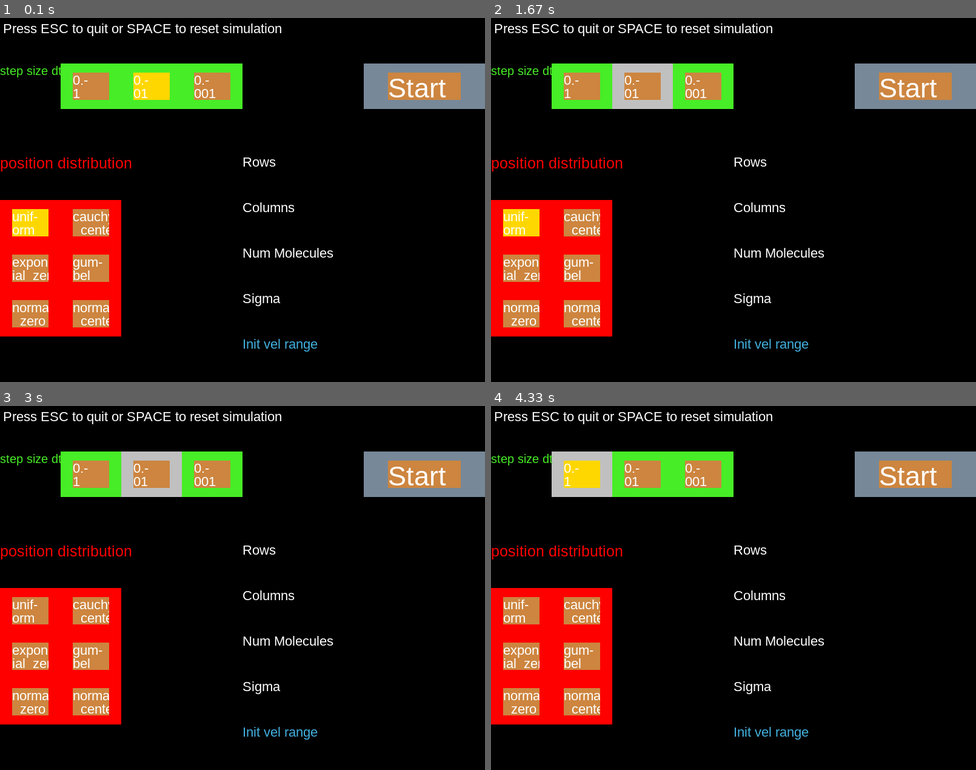
Above: before the commit, frames 1-4 (two rows, left to right).
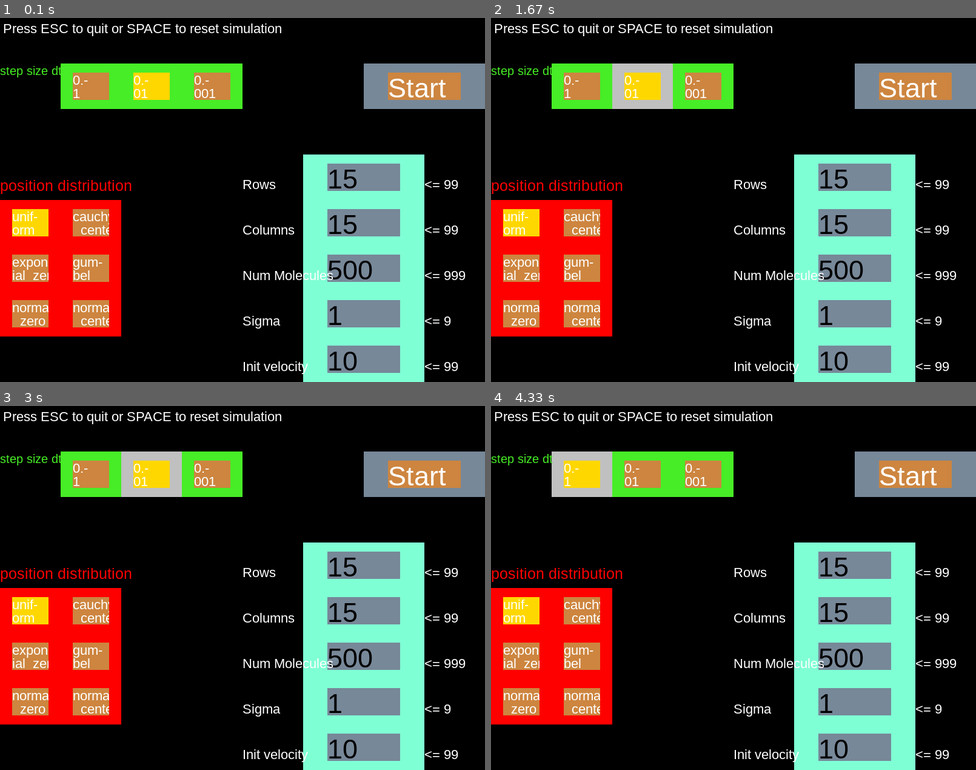
Above: after the commit, the same moments.

Repository: tomtuamnuq/model_and_simulate
Game: pygame game, started from src/main.py
The game is run twice, just before and just after one commit, with the same random seed, the same clock (stepped at 60 frames per second) and the same inputs.
Inputs (mouse positions are in pixels of both pictures, inside the frame that each line leads up to):
- Up to frame 1 (0.1 s): no input
- Up to frame 2 (1.67 s): click (888, 189) at 0.38 s; tap Enter at 0.67 s; click (641, 87) at 1.05 s; tap Space at 1.33 s
- Up to frame 3 (3 s): click (426, 475) at 1.72 s; tap Space at 2 s; click (29, 609) at 2.38 s; click (164, 467) at 2.72 s
- Up to frame 4 (4.33 s): click (903, 682) at 3.05 s; click (908, 558) at 3.38 s; click (578, 540) at 3.72 s; click (588, 464) at 4.05 s

The runs differ from the first frame. In frame 1, 17% of the frame differs, in the area x 0-96%, y 37-100%; in frame 2, 18%; in frame 3, 18%, in the area x 0-96%, y 15-100%; in frame 4, 18%.

Commit message:
Add text input buttons

Diff:
--- a/src/main.py
+++ b/src/main.py
@@ -1,6 +1,14 @@
 """Module to select which simulation to run."""
 import src.molecular_dynamics.molecule_main as molecular_sim
+import src.utilities.pygame_simple as pygame_simple
+
+simulation = molecular_sim.molecule_main  # change to select simulation
+
+if __name__ == "__main__":
+    simulation()
 
 
-if __name__ == "__main__":
-    molecular_sim.molecule_main()
+def do_reset():
+    """Quit and rerun simulation."""
+    pygame_simple.quit_pygame()
+    simulation()
--- a/src/molecular_dynamics/molecule_main.py
+++ b/src/molecular_dynamics/molecule_main.py
@@ -4,7 +4,13 @@
 from .molecule_simulation import MoleculeSimulation
 from .visualization import Molecule
 from src.utilities.coordinate_mapper import CoordinateMapper2D
-from src.utilities.pygame_simple import SimplePygame
+from src.utilities.pygame_simple import (
+    SimplePygame,
+    check_for_continue,
+    check_for_reset,
+    play_music_loop,
+    quit_pygame
+)
 
 
 @dataclass
@@ -14,7 +20,7 @@
     num_molecules: int = 500
     num_rows: int = 15
     num_columns: int = 15
-    sigma: float = 1
+    sigma: int = 1
     distribution: str = "uniform"
     time_step: float = 0.01
     init_vel_range: tuple[int, int] = -10, 10
@@ -23,8 +29,10 @@
 def molecule_main():
     simple_pygame = SimplePygame("Molecule Simulation")
     from .molecule_start_screen import show_start_screen
+    from src.main import do_reset
+
     simulation_parameters = show_start_screen(simple_pygame)
-    simple_pygame.play_music_loop("sim_psy")
+    play_music_loop("sim_psy")
     simulation = MoleculeSimulation(*dataclasses.astuple(simulation_parameters))
     width, height = pygame.display.get_window_size()
     display_dim = ((0, width), (0, height))
@@ -41,28 +49,8 @@
         for event in pygame.event.get():
             running = check_for_continue(event)
             if check_for_reset(event):
-                simple_pygame.quit()
-                molecule_main()
+                do_reset()
         simulation.do_step()
         simple_pygame.loop()
 
-    simple_pygame.quit()
-
-
-def check_for_continue(event: pygame.event.Event) -> True:
-    """Check if the user wants to end the simulation."""
-    running = True
-    if event.type == pygame.QUIT:
-        running = False
-    elif event.type == pygame.KEYDOWN:
-        if event.key == pygame.K_ESCAPE:
-            running = False
-    return running
-
-
-def check_for_reset(event: pygame.event.Event) -> True:
-    """Check if the user wants to reset the simulation."""
-    if event.type == pygame.KEYDOWN:
-        if event.key == pygame.K_SPACE:
-            return True
-    return False
+    quit_pygame()
--- a/src/molecular_dynamics/molecule_start_screen.py
+++ b/src/molecular_dynamics/molecule_start_screen.py
@@ -1,32 +1,71 @@
+from typing import Optional, TypedDict
+
 import pygame
 
-from src.molecular_dynamics.molecule_main import SimulationParameters, check_for_continue
+from src.molecular_dynamics.molecule_main import SimulationParameters
+from src.main import do_reset
 from src.molecular_dynamics.molecule_simulation import distributions
-from src.utilities.pygame_button import SwitchButton
-from src.utilities.pygame_simple import SimplePygame, Color
-global show_start
+from src.utilities.pygame_button import SwitchButton, TextButton, Button
+from src.utilities.pygame_simple import (
+    SimplePygame,
+    Color,
+    check_for_continue,
+    check_for_reset,
+    play_music_loop,
+    quit_pygame,
+)
+
+
+class StartMenuStatus(TypedDict):
+    show_start: bool
+    read_input_to: Optional[TextButton]
+
+
+start_menu_status: StartMenuStatus = {"show_start": False, "read_input_to": None}
+
+
 def show_start_screen(simple_pygame: SimplePygame) -> SimulationParameters:
-    global show_start
-    show_start = True
-    simple_pygame.play_music_loop("menu_dark")
-    col_w, row_h, simulation_parameters = add_menu_items(simple_pygame)
+    start_menu_status["show_start"] = True
+    play_music_loop("menu_dark")
+    col_w, row_h, simulation_parameters, buttons = add_menu_items(simple_pygame)
     menu_texts = create_menu_texts(col_w, row_h)
-    for text, args in menu_texts.items():
+    for text, args in menu_texts:
         simple_pygame.add_text(text, *args)
 
-    while show_start:
-        eventlist = pygame.event.get()
-        for event in eventlist:
+    while start_menu_status["show_start"]:
+        read_input_mode = True if start_menu_status["read_input_to"] else False
+        for event in pygame.event.get():
+            if event.type == pygame.MOUSEBUTTONDOWN:
+                for button in buttons:
+                    button.check_click(event.pos)
+            elif read_input_mode:
+                text_input_button = start_menu_status["read_input_to"]
+                if event.type == pygame.TEXTINPUT:
+                    try:
+                        number = int(event.text)
+                    except ValueError:
+                        number = None
+                    if number is not None:
+                        text_input_button.append_text(str(number))
+                elif event.type == pygame.KEYDOWN:
+                    if event.key == pygame.K_RETURN:
+                        text_input_button.finish_input()
+                    elif event.key == pygame.K_BACKSPACE:
+                        text_input_button.backspace()
             if not check_for_continue(event):
-                simple_pygame.quit()
+                quit_pygame()
                 exit()
-
-        simple_pygame.loop(eventlist=eventlist, mouse_pos=pygame.mouse.get_pos())
+            elif check_for_reset(event):
+                do_reset()
+
+        simple_pygame.loop(mouse_pos=pygame.mouse.get_pos())
     simple_pygame.all_texts.clear()
     return simulation_parameters
 
 
-def add_menu_items(simple_pygame: SimplePygame) -> tuple[int, int, SimulationParameters]:
+def add_menu_items(
+    simple_pygame: SimplePygame,
+) -> tuple[int, int, SimulationParameters, list[Button]]:
     simulation_parameters = SimulationParameters()
     menu_items = simple_pygame.all_sprites
     width, height = pygame.display.get_window_size()
@@ -40,17 +79,15 @@
         ): v
         for x, v in zip((1, 2, 3), (0.1, 0.01, 0.001))
     }
-    check_for_default(buttons_h, simulation_parameters.time_step)
+    default_button_on(buttons_h, simulation_parameters.time_step)
 
     def on_click_listener_h(clicked_button: SwitchButton):
         """The callback function for step size buttons."""
         simulation_parameters.time_step = buttons_h[clicked_button]
         simple_pygame.play_effect("hit_low")
-        for other_button in buttons_h.keys():
-            if other_button != clicked_button:
-                other_button.on = False
-
-    add_buttons(buttons_h.keys(), menu_items, on_click_listener_h)
+        disable_other_buttons(clicked_button, list(buttons_h.keys()))
+
+    add_switch_buttons(buttons_h.keys(), menu_items, on_click_listener_h)
     buttons_distributions: dict[SwitchButton, str] = {
         SwitchButton(
             (col_w, row_h),
@@ -60,53 +97,106 @@
         ): v
         for x, y, v in zip((0, 1, 0, 1, 0, 1), (4, 4, 5, 5, 6, 6), distributions.keys())
     }
-    check_for_default(buttons_distributions, simulation_parameters.distribution)
+    default_button_on(buttons_distributions, simulation_parameters.distribution)
 
     def on_click_listener_distribution(clicked_button: SwitchButton):
         """The callback function for distribution buttons."""
         simulation_parameters.distribution = buttons_distributions[clicked_button]
         simple_pygame.play_effect("hit_low")
-        for other_button in buttons_distributions.keys():
-            if other_button != clicked_button:
-                other_button.on = False
-
-    add_buttons(buttons_distributions.keys(), menu_items, on_click_listener_distribution)
+        disable_other_buttons(clicked_button, list(buttons_distributions.keys()))
+
+    add_switch_buttons(buttons_distributions.keys(), menu_items, on_click_listener_distribution)
 
     def on_click_listener_start(*args):
         """The callback function for start button."""
-        global show_start
-        show_start = False
+        start_menu_status["show_start"] = False
 
     button_start = SwitchButton((col_w * 2, row_h), (6 * col_w, row_h), text="Start")
-    add_buttons([button_start], menu_items, on_click_listener_start)
-    return col_w, row_h, simulation_parameters
-
-
-def check_for_default(buttons, default):
+    add_switch_buttons([button_start], menu_items, on_click_listener_start)
+
+    buttons_text_input: dict[TextButton, str] = {
+        TextButton(
+            (col_w * 2, row_h), (5 * col_w, y * row_h), str(getattr(simulation_parameters, attr))
+        ): attr
+        for y, attr in zip(
+            range(3, 7),
+            ("num_rows", "num_columns", "num_molecules", "sigma"),
+        )
+    }
+    init_vel = simulation_parameters.init_vel_range[1]
+    buttons_text_input[
+        TextButton((col_w * 2, row_h), (5 * col_w, 7 * row_h), text=str(init_vel))
+    ] = "init_vel_range"
+
+    def on_start_input_listener(text_button: TextButton):
+        """The callback function for start input event."""
+        active_text_input = start_menu_status["read_input_to"]
+        if active_text_input:
+            active_text_input.finish_input()
+        start_menu_status["read_input_to"] = text_button
+
+    def on_finish_input_listener(text_button: TextButton):
+        """The callback function for finish input."""
+        simulation_par = buttons_text_input[text_button]
+        value = int(text_button.text)
+        value = (
+            (min(-value, value), max(-value, value))
+            if simulation_par == "init_vel_range"
+            else value
+        )
+        setattr(simulation_parameters, simulation_par, value)
+        start_menu_status["read_input_to"] = None
+
+    for button in buttons_text_input.keys():
+        button.add_on_start_listener(on_start_input_listener)
+        button.add_on_finish_listener(on_finish_input_listener)
+        menu_items.add(button)
+    buttons = (
+        list(buttons_h.keys())
+        + list(buttons_distributions.keys())
+        + [button_start]
+        + list(buttons_text_input.keys())
+    )
+    return col_w, row_h, simulation_parameters, buttons
+
+
+def disable_other_buttons(clicked_button: SwitchButton, buttons: list[SwitchButton]):
+    for other_button in buttons:
+        if other_button != clicked_button:
+            other_button.on = False
+        else:
+            # keep button active
+            if not clicked_button.on:
+                clicked_button.on = True
+
+
+def default_button_on(buttons: dict, default):
+    """Activate one button with default value."""
     for button, value in buttons.items():
         if value == default:
             button.on = True
-
-
-def add_buttons(buttons, menu_items: pygame.sprite.Group, on_click_listener: callable):
-    """Add callback function and buttons."""
+            return
+
+
+def add_switch_buttons(buttons, menu_items: pygame.sprite.Group, on_click_listener: callable):
+    """Add on click callback function and buttons."""
     for button in buttons:
         button.add_on_click_listener(on_click_listener)
         menu_items.add(button)
 
 
-def create_menu_texts(col_w: int, row_h: int) -> dict:
+def create_menu_texts(col_w: int, row_h: int) -> list:
     """Gets the raw texts for the start menu. This texts are just drawn, with no logic."""
-
     bigger_text = 25
-    menu_texts = {
-        "step size dt": (0, row_h, 20, Color.HGREEN),
-        "position distribution": (0, 3 * row_h, bigger_text, Color.RED),
-        "Press ESC to quit or SPACE to reset simulation": (5, 5),
-    }
+    menu_texts = [
+        ("step size dt", (0, row_h, 20, Color.HGREEN)),
+        ("position distribution", (0, 3.5 * row_h, bigger_text, Color.RED)),
+        ("Press ESC to quit or SPACE to reset simulation", (5, 5)),
+    ]
     y = 3
-    for text in ["Rows", "Columns", "Num Molecules", "Sigma"]:
-        menu_texts[text] = 4 * col_w, y * row_h
+    for text, limit in zip(("Rows", "Columns", "Num Molecules", "Sigma", "Init velocity"),
+                           (99, 99, 999, 9, 99)):
+        menu_texts.append((text,(4 * col_w, y * row_h + row_h / 2)))
+        menu_texts.append(("<= " + str(limit), (7 * col_w, y*row_h + row_h/2)))
         y += 1
-    menu_texts["Init vel range"] = 4 * col_w, y * row_h, 22, Color.BLUE
     return menu_texts
--- a/src/utilities/pygame_button.py
+++ b/src/utilities/pygame_button.py
@@ -1,27 +1,27 @@
 """Module with pygame Button classes."""
+from abc import ABC, abstractmethod
 import pygame as pg
+from pygame.sprite import Sprite
 
 from .pygame_simple import Color
 
 
-class SwitchButton(pg.sprite.Sprite):
-    """A clickable on/off button with out-and inner color and text for pygame."""
-
+class Button(Sprite, ABC):
+    font_antialias: bool = True
+    font_name: str = "arial"
     inner_surface_offset_factor: float = 1 / 5
-    font_name: str = "arial"
-    font_antialias: bool = True
 
     def __init__(
         self,
         size: tuple[int, int],
         pos: tuple[int, int],
-        text: str = "",
-        text_color: Color = Color.WHITE,
-        in_and_active_color: tuple[Color, Color] = (Color.LIGHTGREY, Color.SILVER),
-        off_on_color: tuple[Color, Color] = (Color.PERU, Color.GOLD),
+        text: str,
+        text_color: Color,
+        in_and_active_color: tuple[Color, Color],
+        off_on_color: tuple[Color, Color],
     ) -> None:
         """
-        Create a button.
+        Create a colored button with hover effects and text.
         Args:
             size (Tuple[int, int]): width and height.
             pos (Tuple[int, int]): x and y coordinates.
@@ -55,64 +55,7 @@
         self._inner_rect.topleft = pos[0] + self._offset[0], pos[1] + self._offset[1]
         self._text_color = text_color.value
         self._one_line = True
-        self._on_click_listeners = []  # type: list[callable]
         self.text = text
-
-    @property
-    def on(self) -> bool:
-        return self._on
-
-    @on.setter
-    def on(self, on: bool) -> None:
-        self._on = on
-
-    @property
-    def image(self) -> pg.Surface:
-        """The surface that gets blit on the screen."""
-        return self._image
-
-    @property
-    def rect(self) -> pg.Rect:
-        """The rectangle which defines positions."""
-        return self._rect
-
-    @property
-    def text(self) -> str:
-        """The text to display in the inner rectangle."""
-        return self._text
-
-    @text.setter
-    def text(self, text: str):
-        """Set the text."""
-        self._text = text
-        font = pg.font.SysFont(
-            SwitchButton.font_name,
-            self._inner_rect.height,
-        )
-        self._one_line = (
-            font.size(text)[0]
-            <= self._inner_rect.width
-        )
-
-    def update(self, eventlist: list[pg.event], mouse_pos: tuple[int, int]) -> None:
-        """Check the button logic in every loop."""
-        for event in eventlist:
-            if event.type == pg.MOUSEBUTTONDOWN:
-                if self._inner_rect.collidepoint(event.pos):
-                    self._on_clicked()
-        self._draw_outer_color(mouse_pos)
-        self._draw_inner_color()
-        self._draw_text()
-        self.image.blit(self._inner_surface, self._offset)
-
-    def add_on_click_listener(self, listener: callable) -> None:
-        """Listener to call with on/off when button is clicked."""
-        self._on_click_listeners.append(listener)
-
-    def _on_clicked(self) -> None:
-        self._on = not self._on
-        for listener in self._on_click_listeners:
-            listener(self)
 
     def _draw_outer_color(self, mouse_pos) -> None:
         color = self._active_color if self._rect.collidepoint(mouse_pos) else self._inactive_color
@@ -134,3 +77,174 @@
             text = self._text[round(len(self._text) / 2) :]
             text_surface = font.render(text, SwitchButton.font_antialias, self._text_color)
             self._inner_surface.blit(text_surface, (0, font_height))
+
+    def update(self, mouse_pos: tuple[int, int]) -> None:
+        """Check the button logic in every loop."""
+        self._draw_outer_color(mouse_pos)
+        self._draw_inner_color()
+        self._draw_text()
+        self.image.blit(self._inner_surface, self._offset)
+
+    def check_pos_collision(self, pos) -> bool:
+        return self._inner_rect.collidepoint(pos)
+
+    @property
+    def rect(self) -> pg.Rect:
+        """The rectangle which defines positions."""
+        return self._rect
+
+    @property
+    def image(self) -> pg.Surface:
+        """The surface that gets blit on the screen."""
+        return self._image
+
+    @property
+    def text(self) -> str:
+        """The text to display in the inner rectangle."""
+        return self._text
+
+    @text.setter
+    def text(self, text: str):
+        """Set the text."""
+        self._text = text
+        font = pg.font.SysFont(
+            SwitchButton.font_name,
+            self._inner_rect.height,
+        )
+        self._one_line = font.size(text)[0] <= self._inner_rect.width
+
+    @abstractmethod
+    def check_click(self, pos: tuple[float, float]):
+        """Define what happens when a user hits the button."""
+        pass
+
+
+class SwitchButton(Button):
+    """A clickable on/off button with out-and inner color and text for pygame."""
+
+    def __init__(
+        self,
+        size: tuple[int, int],
+        pos: tuple[int, int],
+        text: str = "",
+        text_color: Color = Color.WHITE,
+        in_and_active_color: tuple[Color, Color] = (Color.LIGHTGREY, Color.SILVER),
+        off_on_color: tuple[Color, Color] = (Color.PERU, Color.GOLD),
+    ) -> None:
+        """
+        Create a switch button with hover effects and text.
+        Args:
+            size (Tuple[int, int]): width and height.
+            pos (Tuple[int, int]): x and y coordinates.
+            text (str): Text to display.
+            in_and_active_color (Tuple[pygame_simple.Color, pygame_simple.Color]):
+                Outercolors for hovering effect.
+            off_on_color (Tuple[pygame_simple.Color, pygame_simple.Color]):
+                Innercolors for enabling.
+        """
+        Button.__init__(self, size, pos, text, text_color, in_and_active_color, off_on_color)
+        self._on_click_listeners = []  # type: list[callable]
+
+    @property
+    def on(self) -> bool:
+        return self._on
+
+    @on.setter
+    def on(self, on: bool) -> None:
+        self._on = on
+
+    def add_on_click_listener(self, listener: callable) -> None:
+        """Listener to call when button is clicked."""
+        self._on_click_listeners.append(listener)
+
+    def check_click(self, mouse_pos: tuple[float, float]):
+        """Checks if clicked and switches the status, starts on click event."""
+        if self.check_pos_collision(mouse_pos):
+            self._on_clicked()
+
+    def _on_clicked(self) -> None:
+        self._on = not self._on
+        for listener in self._on_click_listeners:
+            listener(self)
+
+    def clear_on_click_listeners(self) -> None:
+        """Removes all added on click listeners."""
+        self._on_click_listeners.clear()
+
+
+class TextButton(Button):
+    """A clickable button with out-and inner color and text input functionality for pygame.
+    The button can initiate start and finish events. It starts the input event if clicked and
+    a finish event if the maximum length of input is reached."""
+
+    def __init__(
+        self,
+        size: tuple[int, int],
+        pos: tuple[int, int],
+        text: str = "",
+        max_length: int = 0,
+        text_color: Color = Color.BLACK,
+        in_and_active_color: tuple[Color, Color] = (Color.AQUAMARINE, Color.AQUA),
+        off_on_color: tuple[Color, Color] = (Color.LIGHTGREY, Color.WHITE),
+    ) -> None:
+        """
+        Create a text input button with hover effects.
+        Args:
+            size (Tuple[int, int]): width and height.
+            pos (Tuple[int, int]): x and y coordinates.
+            text (str): Text to display.
+            max_length (int): Maximum length of text. It is at least len(text).
+            in_and_active_color (Tuple[pygame_simple.Color, pygame_simple.Color]):
+                Outercolors for hovering effect.
+            off_on_color (Tuple[pygame_simple.Color, pygame_simple.Color]):
+                Innercolors tho show whether text input is on or off.
+        """
+        self._max_length = max(len(text), max_length)
+        Button.__init__(self, size, pos, text, text_color, in_and_active_color, off_on_color)
+        self._on_start_listeners = []  # type: list[callable]
+        self._on_finish_listeners = []  # type: list[callable]
+
+    def check_click(self, mouse_pos: tuple[float, float]):
+        """Checks if clicked, starts input event."""
+        if not self._on and self.check_pos_collision(mouse_pos):
+            self._on = True
+            for listener in self._on_start_listeners:
+                listener(self)
+
+    def append_text(self, letter: str) -> None:
+        """Adds the letter to the button text and starts finish event if `max_length` reached."""
+        self.text = self._text + letter
+        if len(self._text) == self._max_length:
+            self.finish_input()
+
+    def backspace(self) -> None:
+        """Removes the last letter of the button text."""
+        self.text = self._text[:-1]
+
+    @Button.text.setter
+    def text(self, text: str) -> None:
+        text = text[: self._max_length]
+        Button.text.fset(self, text)
+
+
+    def finish_input(self):
+        """Finish the text input."""
+        self._on = False
+        for listener in self._on_finish_listeners:
+            listener(self)
+
+    def add_on_start_listener(self, listener: callable) -> None:
+        """Adds function to call when text input starts."""
+        self._on_start_listeners.append(listener)
+
+    def add_on_finish_listener(self, listener: callable) -> None:
+        """Adds function to call when text input is finished."""
+        self._on_finish_listeners.append(listener)
+
+    def clear_on_start_listeners(self) -> None:
+        """Removes all added on start listeners."""
+        self._on_start_listeners.clear()
+
+    def clear_on_finish_listeners(self) -> None:
+        """Removes all added on finish listeners."""
+        self._on_finish_listeners.clear()
--- a/src/utilities/pygame_simple.py
+++ b/src/utilities/pygame_simple.py
@@ -1,6 +1,7 @@
 """Contains utility classes and functions for handling pygame."""
 from enum import Enum
 from os import path
+
 import pygame as pg
 
 FONT_NAME = "arial"
@@ -23,6 +24,8 @@
     LIGHTGREY = (119, 136, 153)
     PERU = (205, 133, 63)
     GOLD = (255, 215, 0)
+    AQUA = (0,255,255)
+    AQUAMARINE = (127,255,212)
 
 
 sound_music = {
@@ -40,6 +43,38 @@
 sound_dir = path.join(path.dirname(__file__), "sound")
 sound_dir_music = path.join(sound_dir, "music")
 sound_dir_effects = path.join(sound_dir, "effects")
+
+
+def play_music_loop(sound: str) -> None:
+    """Play a sound with key in `sound_loops`."""
+    filename = sound_music[sound]
+    pg.mixer.music.load(path.join(sound_dir_music, filename))
+    pg.mixer.music.play(loops=-1)
+
+
+def quit_pygame() -> None:
+    """End the pygame engine."""
+    pg.mixer.music.fadeout(500)
+    pg.quit()
+
+
+def check_for_continue(event: pg.event.Event) -> True:
+    """Check if the user wants to end the simulation."""
+    running = True
+    if event.type == pg.QUIT:
+        running = False
+    elif event.type == pg.KEYDOWN:
+        if event.key == pg.K_ESCAPE:
+            running = False
+    return running
+
+
+def check_for_reset(event: pg.event.Event) -> True:
+    """Check if the user wants to reset the simulation."""
+    if event.type == pg.KEYDOWN:
+        if event.key == pg.K_SPACE:
+            return True
+    return False
 
 
 class SimplePygame:
@@ -82,20 +117,9 @@
         pg.display.flip()
         self._clock.tick(FPS)
 
-    def play_music_loop(self, sound: str) -> None:
-        """Play a sound with key in `sound_loops`."""
-        filename = sound_music[sound]
-        pg.mixer.music.load(path.join(sound_dir_music, filename))
-        pg.mixer.music.play(loops=-1)
-
     def play_effect(self, effect: str) -> None:
         """Play a sound effect with key in `sound_effects`."""
         self._sound_effects[effect].play()
-
-    def quit(self) -> None:
-        """End the pygame engine."""
-        pg.mixer.music.fadeout(500)
-        pg.quit()
 
     def _draw_text(
         self,
